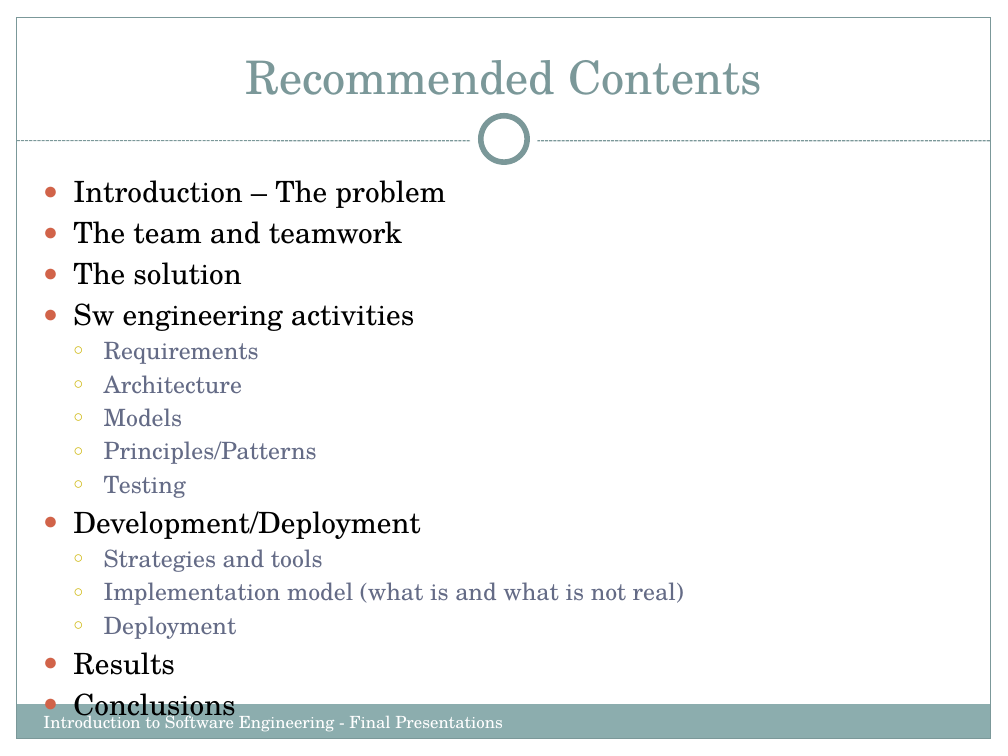
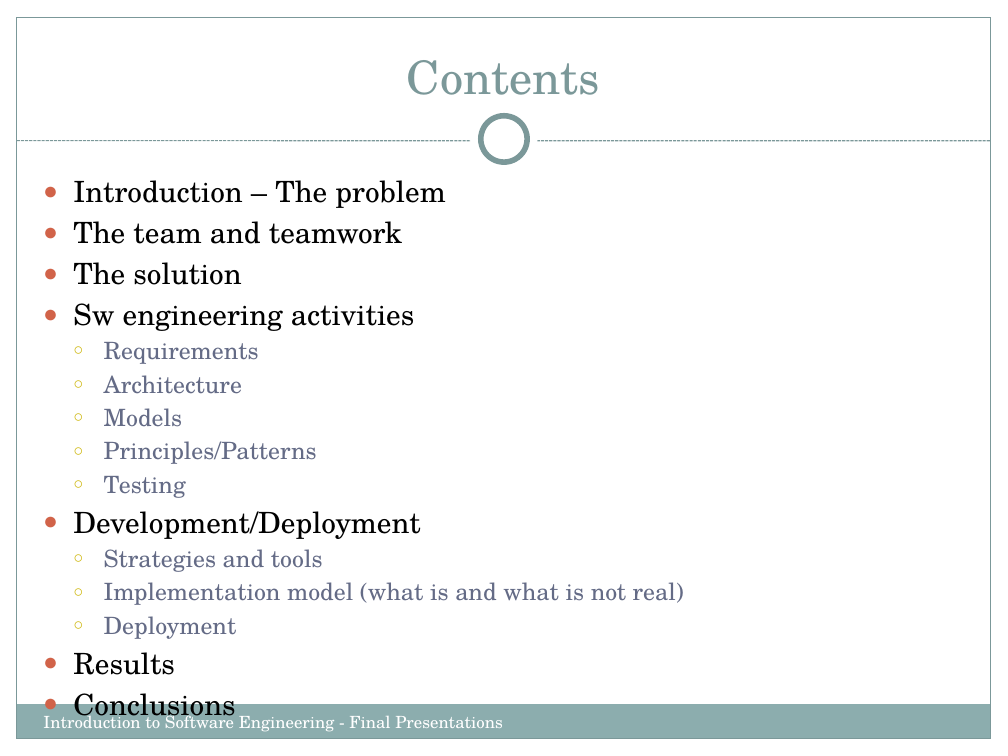
Before and after one commit to Cyber-Punk-REAS/the_project, a slide deck: slide 2 of IntroSWEng.FinalPresentations.pptx. Drawn at 1008x756 pixels with LibreOffice and Linux fonts; fonts in the diff are those of the drawing. Boxes give left, top, right and bottom in pixels: in the first picture for what was removed or moved away, otherwise in the second. Text is boxed around its words. In the diff, an @@ line names an element or a change of style, - is before the commit and + after.

```diff
--- a/IntroSWEng.FinalPresentations.pptx
+++ b/IntroSWEng.FinalPresentations.pptx
@@ title at [407, 60, 601, 95]: text changed @@
-Recommended Contents
+Contents
```
Also in this commit, not shown: 10 other slides changed, 2 slides added.
